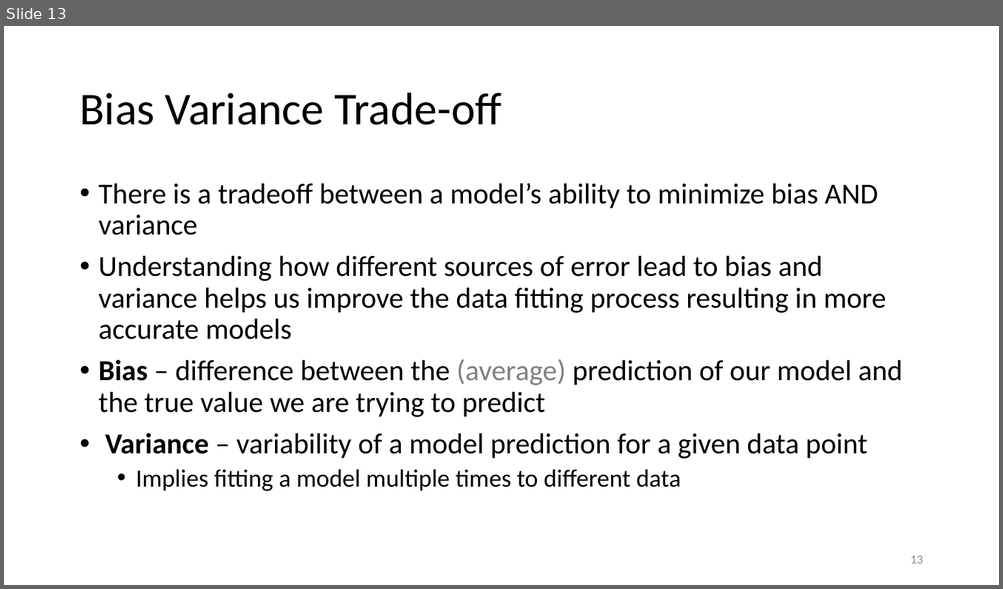
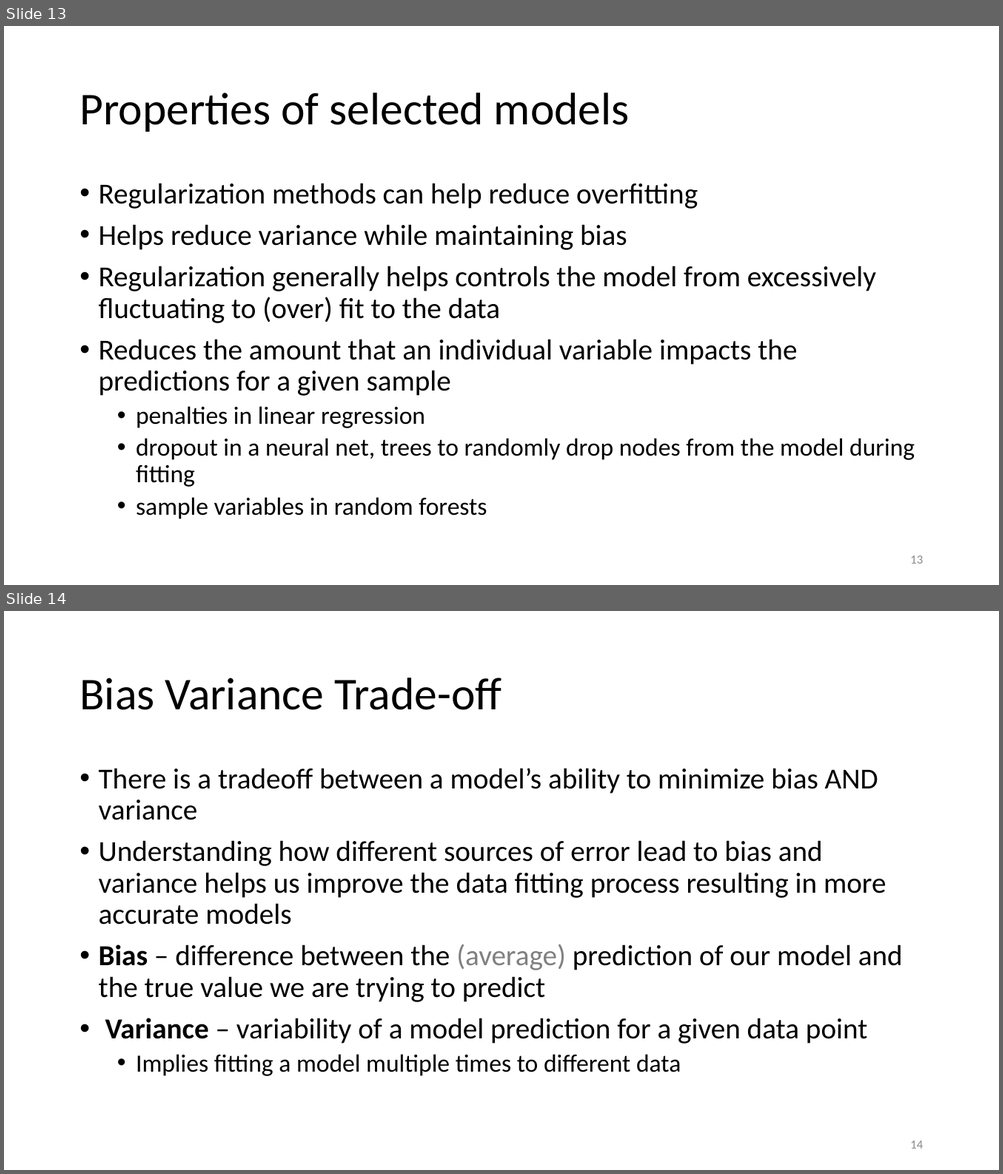
Before and after one commit to karlenaochoa/c4-ml-2020, a slide deck: slides/w2p1-bias-variance-resampling/w2p1.pptx. Shown one above the other, each under a label of ours: slide 13 before the commit, slides 13 and 14 after it. The pictures are 1003x589 and 1003x1174 pixels, drawn with LibreOffice and Linux fonts; fonts in the diff are those of the drawing. Boxes give left, top, right and bottom in pixels: in the first picture for what was removed or moved away, otherwise in the second. Text is boxed around its words. In the diff, an @@ line names an element or a change of style, - is before the commit and + after.

```diff
--- a/slides/w2p1-bias-variance-resampling/w2p1.pptx
+++ b/slides/w2p1-bias-variance-resampling/w2p1.pptx
@@ slide 13 added at [4, 26, 999, 585], background #FFFFFF @@
@@ title added at [79, 93, 629, 132], 44 pt, text #000000 @@
+Properties of selected models
@@ text added at [99, 183, 914, 520], 28 pt, text #000000 @@
+• Regularization methods can help reduce overfitting
+• Helps reduce variance while maintaining bias
+• Regularization generally helps controls the model from excessively fluctuating to (over) fit to the data
+• Reduces the amount that an individual variable impacts the predictions for a given sample
+  • penalties in linear regression
+  • dropout in a neural net, trees to randomly drop nodes from the model during fitting
+  • sample variables in random forests
@@ page number added at [910, 556, 922, 564], 12 pt, text #8C8C8C @@
+13
@@ what was slide 13 is now slide 14 @@
@@ page number at [910, 1141, 922, 1149]: text changed @@
-13
+14
```
Also in this commit, not shown: 7 slides changed, 1 other slide added.
